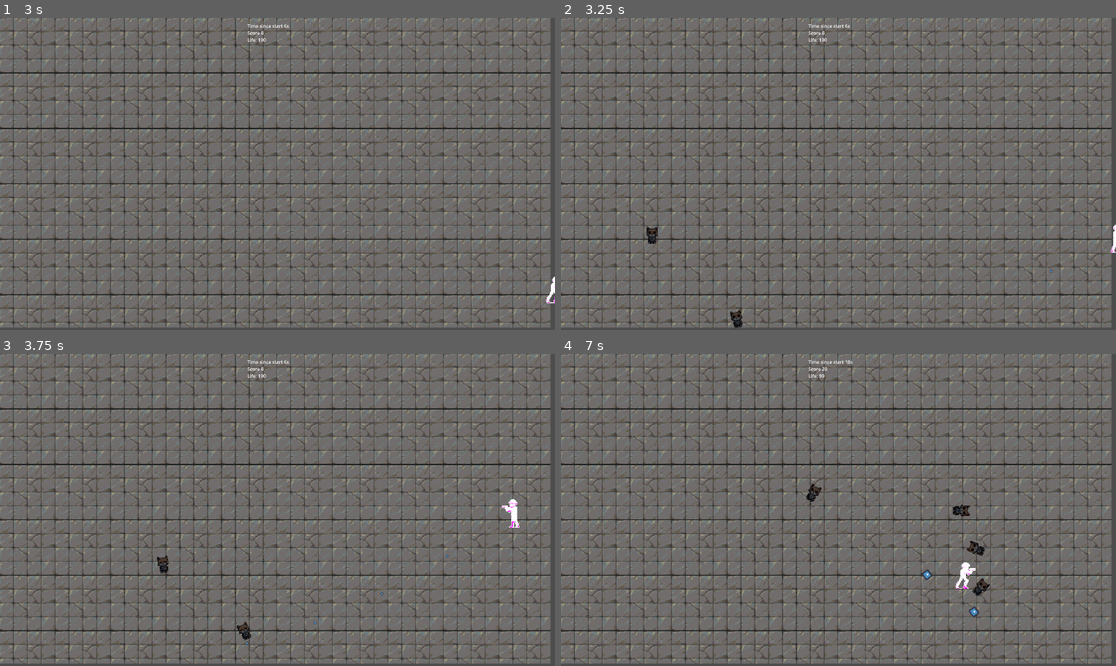
Above: before the commit, frames 1-4 (two rows, left to right).
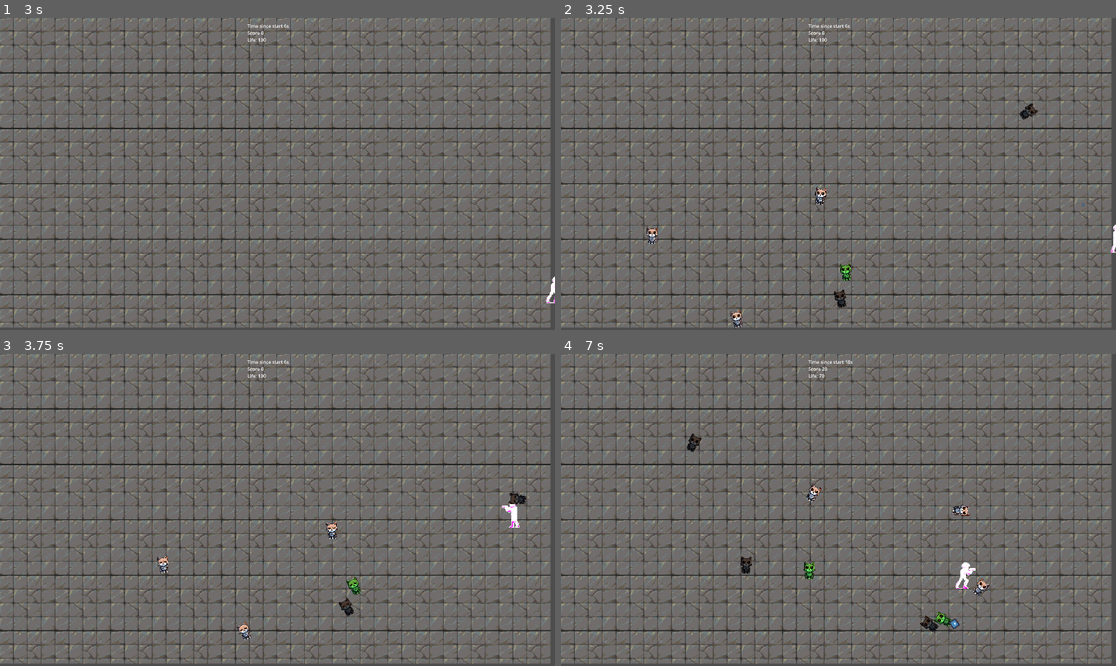
Above: after the commit, the same moments.

Repository: elVariable/gamejam
Game: Godot game, scene res://scenes/levels/main.tscn
Same seed, same stepped clock (60 frames per second), same inputs: the game is played once before the commit and once after it. The engine's default icon, where the game draws it, is replaced by a stand-in: a white triangle on a blue panel in a dark square.
Inputs:
- Up to frame 1 (3 s): tap Enter at 0.5 s; hold D (Right) 0.53-1.28 s; tap U (Fire0) at 0.6 s; hold S (Down) 1.28-2.03 s; tap I (Fire1) at 1.35 s; hold D (Right) 2.03-2.78 s; tap O (Fire2) at 2.1 s; hold W (Up) from 2.78 s (still down); tap P (Fire3) at 2.85 s
- Up to frame 2 (3.25 s): keep holding W (Up)
- Up to frame 3 (3.75 s): release W (Up) at 3.53 s; hold A (Left) from 3.53 s (still down); tap U (Fire0) at 3.6 s
- Up to frame 4 (7 s): tap one key every 0.75 s from 4.35 s: I (Fire1) O (Fire2) P (Fire3) U (Fire0); release A (Left) at 5.03 s; hold S (Down) 5.03-5.78 s; hold D (Right) 5.78-6.53 s; hold W (Up) from 6.53 s (still down)

Frame 1 is identical in both runs. In frame 2, 0.5% of the frame differs, in the area x 15-95%, y 27-100%; in frame 3, 0.5%; in frame 4, 0.9%, in the area x 22-78%, y 6-90%.

Commit message:
Move spawn amount calculation to the enemy classes

Diff:
--- a/scripts/enemies/enemy.gd
+++ b/scripts/enemies/enemy.gd
@@ -53,7 +53,6 @@
 
 func get_enemy_spawn_amount(
     difficulty: int,
-    type: String = "",
 ):
     var enemy_spawn_amount = pow(2, difficulty)
     return enemy_spawn_amount
--- a/scripts/enemies/grumpy_house_plant.gd
+++ b/scripts/enemies/grumpy_house_plant.gd
@@ -7,3 +7,9 @@
 
 func _ready():
     pass
+
+func get_enemy_spawn_amount(
+    difficulty: int,
+):
+    var enemy_spawn_amount = pow(2, difficulty)
+    return 1
--- a/scripts/enemies/grumpy_old_man.gd
+++ b/scripts/enemies/grumpy_old_man.gd
@@ -7,3 +7,9 @@
 
 func _ready():
     pass
+
+func get_enemy_spawn_amount(
+    difficulty: int,
+):
+    var enemy_spawn_amount = pow(2, difficulty)
+    return 2
--- a/scripts/enemies/grumpy_the_cat.gd
+++ b/scripts/enemies/grumpy_the_cat.gd
@@ -7,3 +7,9 @@
 
 func _ready():
     pass
+
+func get_enemy_spawn_amount(
+    difficulty: int,
+):
+    var enemy_spawn_amount = pow(2, difficulty)
+    return 3
--- a/scripts/main.gd
+++ b/scripts/main.gd
@@ -1,17 +1,10 @@
 extends Node2D
 
-
-#var enemies: Dictionary = {
-    #"grumpy_cat" : preload("res://scenes/prefabs/enemies/grumpy_the_cat.tscn"),
-    #"grumpy_old_man" : preload("res://scenes/prefabs/enemies/grumpy_old_man.tscn"),
-    #"grumpy_house_plant" : preload("res://scenes/prefabs/enemies/grumpy_house_plant.tscn"),
-#}
-var enemies: Dictionary = {
-    "grumpy_cat" : GrumpyTheCat.new(),
-    "grumpy_old_man" : GrumpyOldMan.new(),
-    "grumpy_house_plant" : GrumpyHousePlant.new(),
-}
-var enemy_class = enemies["grumpy_old_man"]
+var enemies: Array = [
+    GrumpyTheCat.new(),
+    GrumpyOldMan.new(),
+    GrumpyHousePlant.new(),
+]
 
 var enemy_spawn_timer = 3 # seconds
 var last_enemy_spawn_time = 0
@@ -48,24 +41,17 @@
     else:
         last_enemy_dificulty_increase_timer += delta
 
-func get_enemy_spawn_amount(
-    difficulty: int,
-    type: String = "",
-):
-    var enemy_spawn_amount = pow(2, difficulty)
-    return enemy_spawn_amount
-
 func enemy_spawner(delta):
     if last_enemy_spawn_time < enemy_spawn_timer:
         last_enemy_spawn_time += delta
     else:
-        print(Enemy.new().get_enemy_spawn_amount(current_difficulty))
-        var enemy_spawn_amount = get_enemy_spawn_amount(current_difficulty)
-        for i in range(enemy_spawn_amount):
-            var enemy_instance = enemy_class.create_instance()
-            add_child(enemy_instance)
-            enemy_instance.position = get_legit_spawn()
-        last_enemy_spawn_time = 0
+        for e in enemies:
+            var enemy_spawn_amount = e.get_enemy_spawn_amount(current_difficulty)
+            for i in range(enemy_spawn_amount):
+                var enemy_instance = e.create_instance()
+                add_child(enemy_instance)
+                enemy_instance.position = get_legit_spawn()
+            last_enemy_spawn_time = 0
 
 func get_legit_spawn():
     var res = get_viewport_rect()
